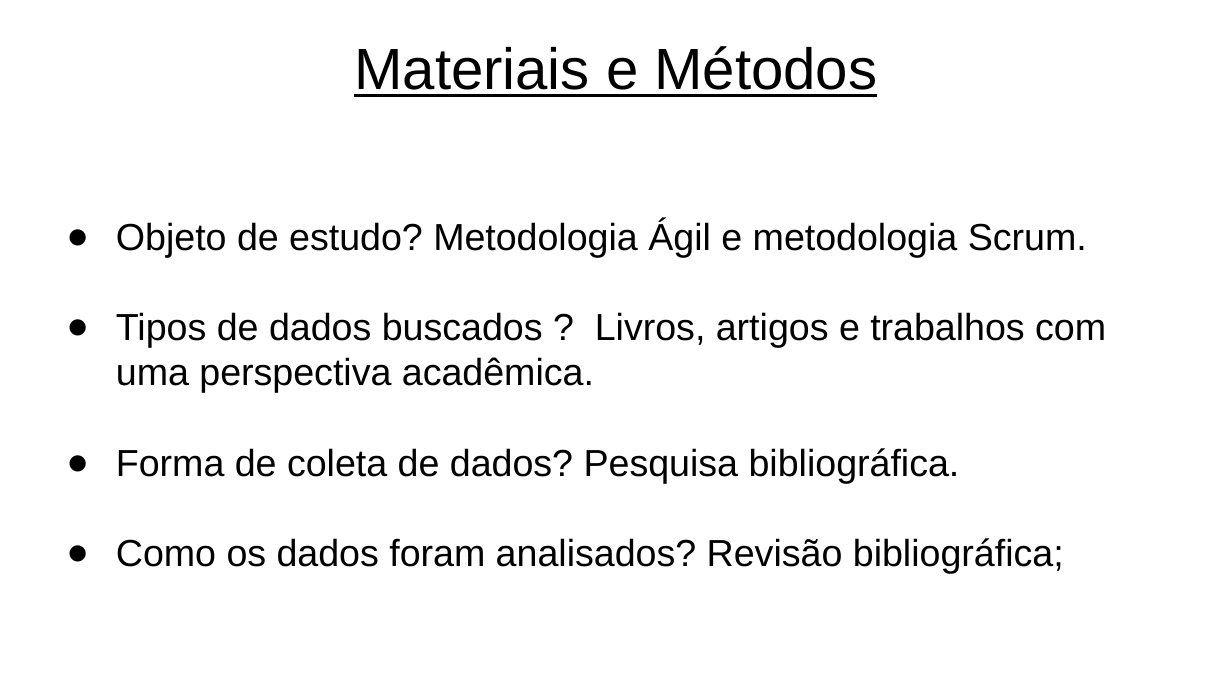
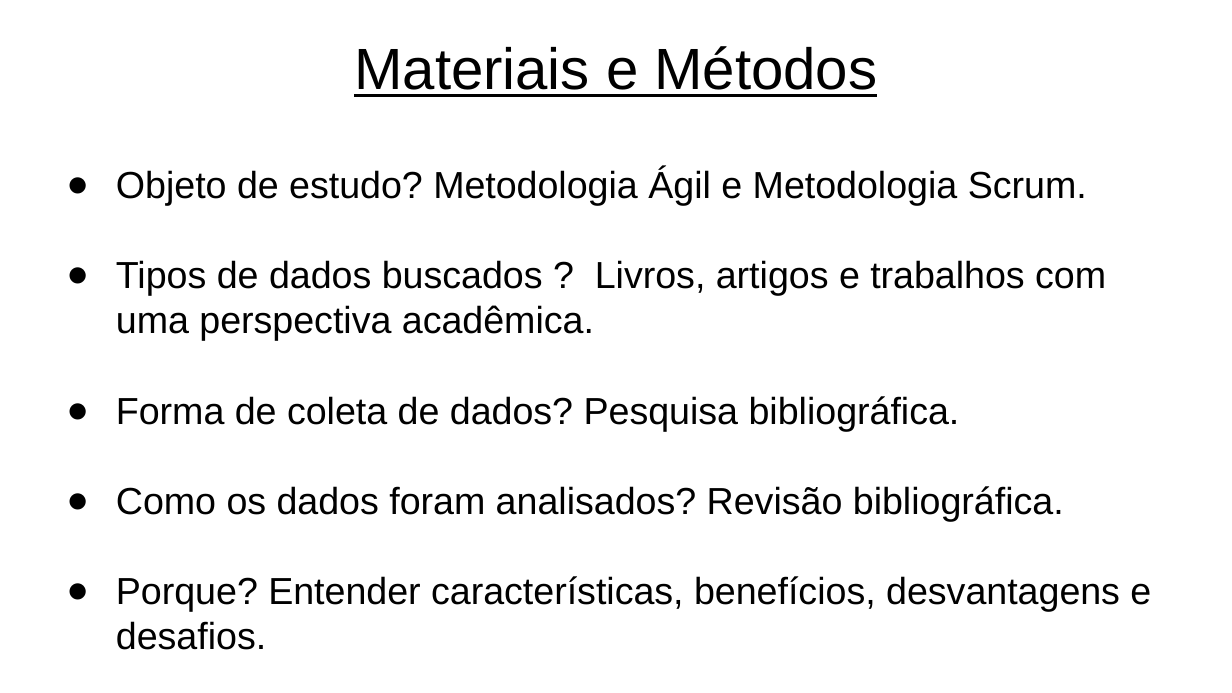
Before and after one commit to JossanPetrenko/TCC_2, a slide deck: slide 3 of Apresentação TCC - METODOLOGIA SCRUM COMPLETO.pptx. Drawn at 1232x693 pixels with LibreOffice and Linux fonts; fonts in the diff are those of the drawing. Boxes give left, top, right and bottom in pixels: in the first picture for what was removed or moved away, otherwise in the second. Text is boxed around its words. In the diff, an @@ line names an element or a change of style, - is before the commit and + after.

```diff
--- a/Apresentação TCC - METODOLOGIA SCRUM COMPLETO.pptx
+++ b/Apresentação TCC - METODOLOGIA SCRUM COMPLETO.pptx
@@ text "Objeto de estudo? Metodologia Ágil ...": place and size @@
-text "Objeto de estudo? Metodologia Ágil ..." at box(116, 220, 1106, 573)
+text "Objeto de estudo? Metodologia Ágil ..." at box(116, 168, 1151, 612)
@@ text at box(116, 168, 1087, 205): text changed @@
-● Objeto de estudo? Metodologia Ágil e metodologia Scrum.
+● Objeto de estudo? Metodologia Ágil e Metodologia Scrum.
@@ text at box(116, 486, 1151, 612): text changed @@
-● Como os dados foram analisados? Revisão bibliográfica;
+● Como os dados foram analisados? Revisão bibliográfica.
+● Porque? Entender características, benefícios, desvantagens e desafios.
```
Also in this commit, not shown: 11 other slides changed, 1 slide added.
